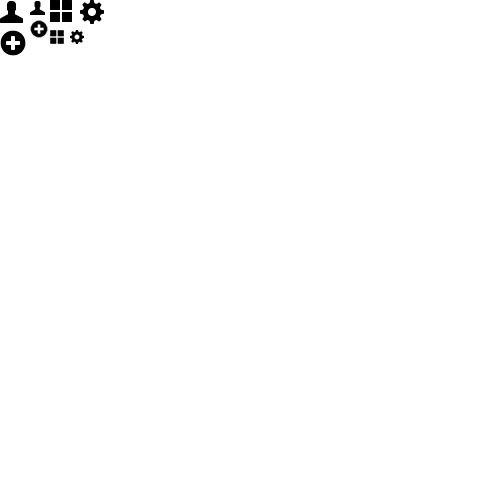
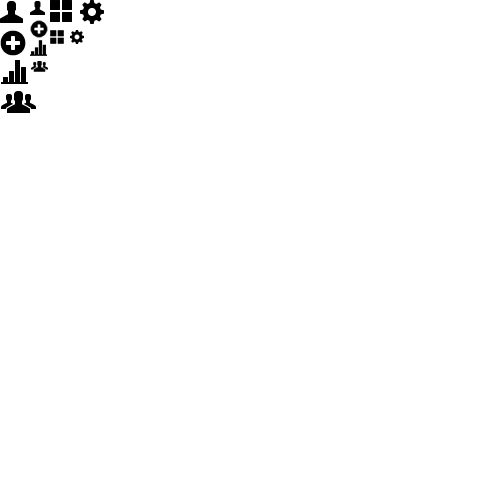
Layered file, before and after one edit (500x500). Changes by layer:
added layer "glyphicons_043_group copy" above "glyphicons_043_group" over [31, 61, 48, 72]
added layer "glyphicons_043_group" above "glyphicons_041_charts copy" over [1, 91, 36, 113]
added layer "glyphicons_041_charts copy" above "glyphicons_041_charts" over [30, 40, 47, 56]
added layer "glyphicons_041_charts" above "glyphicons_136_cogwheel copy" over [1, 60, 28, 84]
